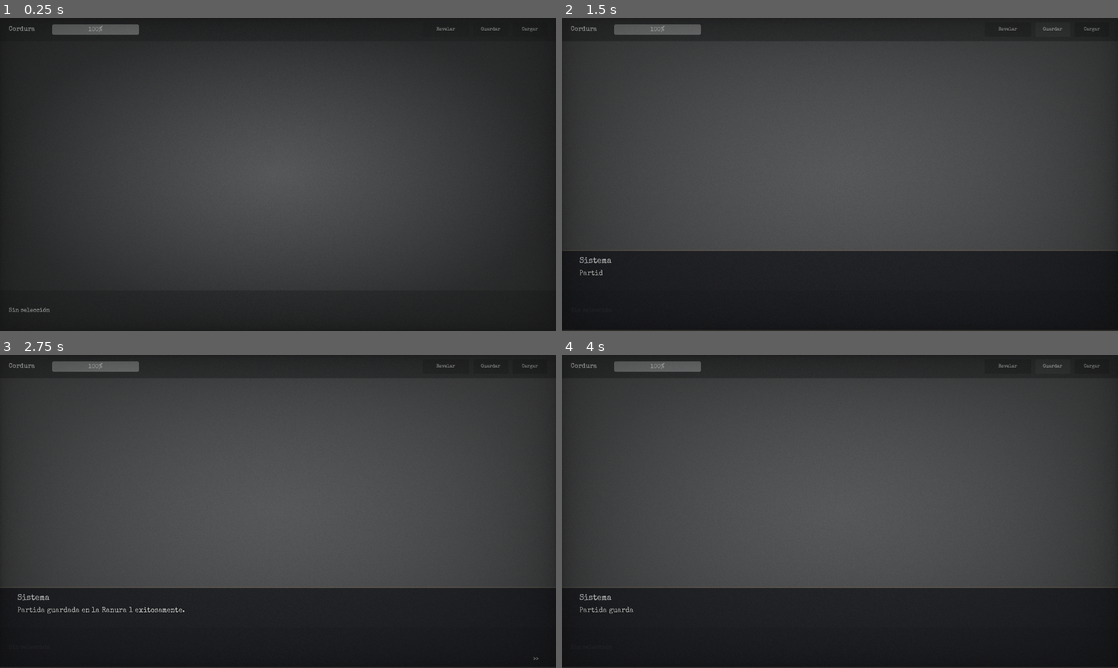
Above: before the commit, frames 1-4 (two rows, left to right).
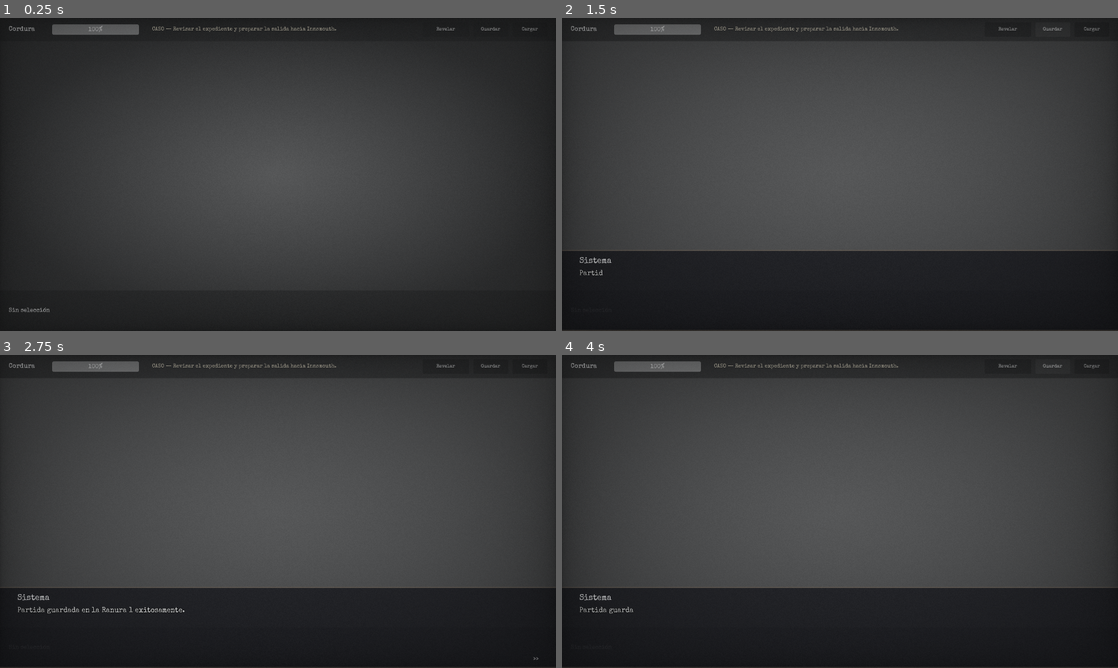
Above: after the commit, the same moments.

Repository: gabsvm/HorrorPlay
Game: Godot game, scene res://src/common/ui/ui_hud.tscn
Same seed, same stepped clock (60 frames per second), same inputs: the game is played once before the commit and once after it. This scene is started directly instead of the project's main scene.
Inputs:
- Up to frame 1 (0.25 s): no input
- Up to frame 2 (1.5 s): click "Revelar" at 0.5 s; click "Guardar" at 1.25 s
- Up to frame 3 (2.75 s): click "Cargar" at 2 s
- Up to frame 4 (4 s): click "Revelar" at 2.75 s; click "Guardar" at 3.5 s

The runs differ from the first frame. In frame 1, 0.2% of the frame differs, in the area x 27-61%, y 2-5%; in frame 2, 0.2%; in frame 3, 0.2%; in frame 4, 0.2%.

Commit message:
feat: surface current case objective in HUD

Diff:
--- a/src/common/ui/ui_hud.tscn
+++ b/src/common/ui/ui_hud.tscn
@@ -58,6 +58,18 @@
 offset_bottom = 58.0
 theme_override_font_sizes/font_size = 20
 value = 100.0
+
+[node name="ObjectiveLabel" type="Label" parent="TopBar"]
+layout_mode = 0
+offset_left = 525.0
+offset_top = 12.0
+offset_right = 1260.0
+offset_bottom = 68.0
+theme_override_colors/font_color = Color(0.82, 0.78, 0.67, 1)
+theme_override_font_sizes/font_size = 18
+text = "CASO — Revisar el expediente y preparar la salida hacia Innsmouth."
+autowrap_mode = 2
+vertical_alignment = 1
 
 [node name="ButtonContainer" type="HBoxContainer" parent="TopBar"]
 layout_mode = 1
